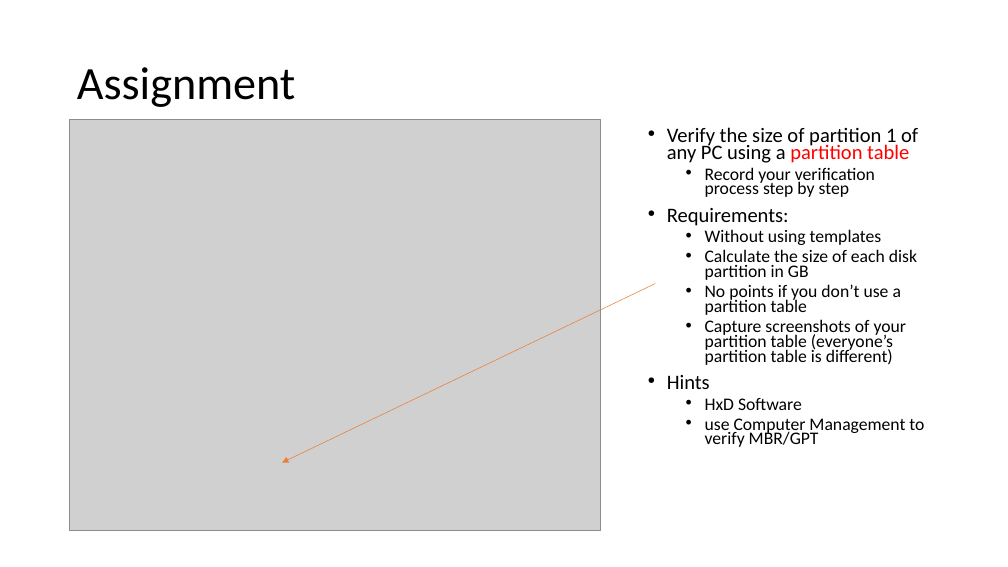
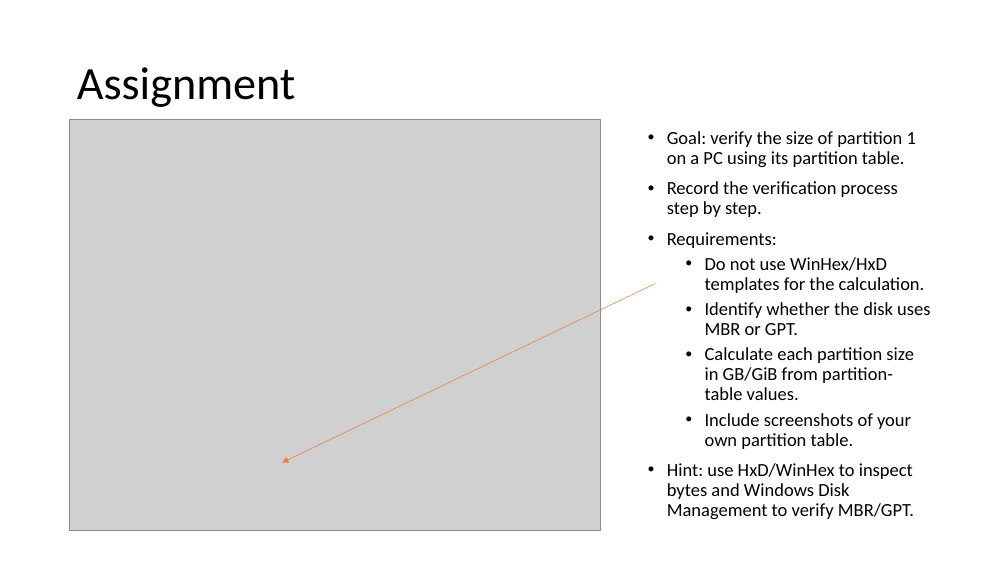
Before and after one commit to frankwxu/Digital-Forensics-Basic-Book, a slide deck: slide 38 of PPTs/Ch3_Computer_Systems_and_Digital_Evidence.pptx (slide 42 before the commit). Drawn at 1008x567 pixels with LibreOffice and Linux fonts; fonts in the diff are those of the drawing; grey boxes stand for pictures; background and template pictures are left out. Boxes give left, top, right and bottom in pixels: in the first picture for what was removed or moved away, otherwise in the second. Text is boxed around its words. In the diff, an @@ line names an element or a change of style, - is before the commit and + after.

```diff
--- a/PPTs/Ch3_Computer_Systems_and_Digital_Evidence.pptx
+++ b/PPTs/Ch3_Computer_Systems_and_Digital_Evidence.pptx
@@ text at [667,131,916,217]: text changed; size 19.6 to 17.6 pt @@
-• Verify the size of partition 1 of any PC using a partition table
-  • Record your verification process step by step
+• Goal: verify the size of partition 1 on a PC using its partition table.
+• Record the verification process step by step.
@@ text at [667,232,777,248]: size 19.6 to 17.6 pt in "Requirements:"; line spacing 0.7 to 0.9 @@
@@ text at [667,257,930,519]: text changed; size 16.8 to 17.6 pt @@
-  • Without using templates
-  • Calculate the size of each disk partition in GB
-  • No points if you don’t use a partition table
-  • Capture screenshots of your partition table (everyone’s partition table is different)
-• Hints
-  • HxD Software
-  • use Computer Management to verify MBR/GPT
+  • Do not use WinHex/HxD templates for the calculation.
+  • Identify whether the disk uses MBR or GPT.
+  • Calculate each partition size in GB/GiB from partition-table values.
+  • Include screenshots of your own partition table.
+• Hint: use HxD/WinHex to inspect bytes and Windows Disk Management to verify MBR/GPT.
```
Also in this commit, not shown: 31 other slides changed, 6 slides added, 10 slides removed, 1 other file.
